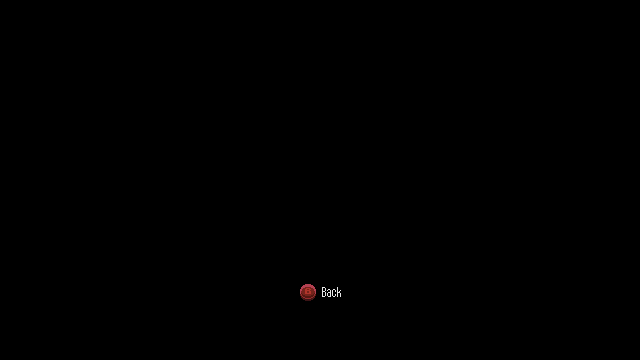
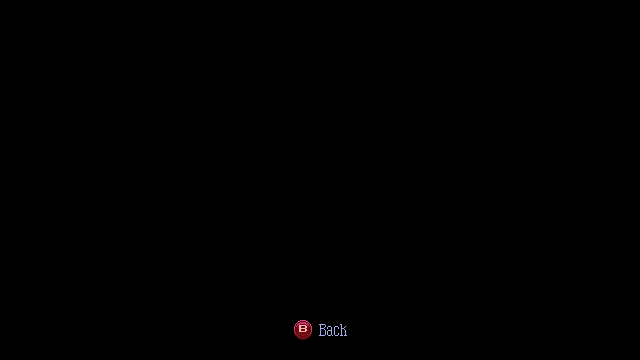
Two versions of the same layered image (640x360). Layer-by-layer changes:
painted on "back_xbox_0" over [294, 284, 347, 340]
